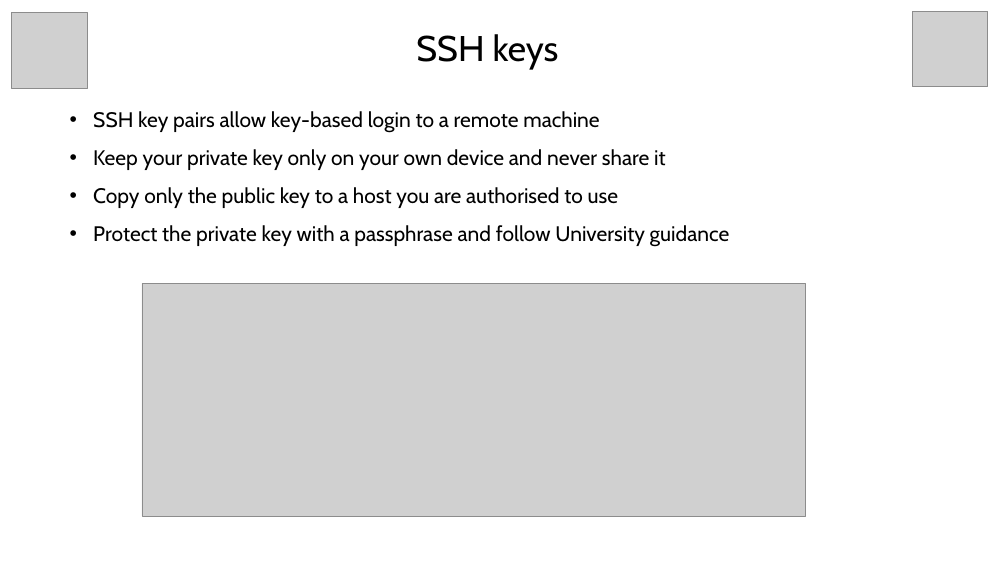
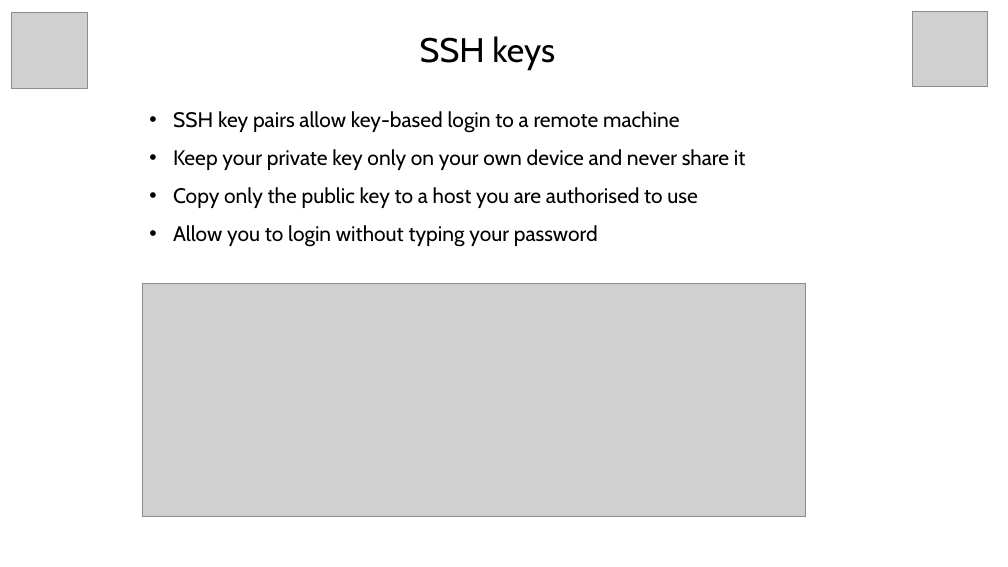
Before and after one commit to BioinformaticsMSc/LIFE4138_2627, a slide deck: slide 16 of UNIX_session_1/Intro_to_Ada.pptx. Drawn at 1008x567 pixels with LibreOffice and Linux fonts; fonts in the diff are those of the drawing; grey boxes stand for pictures. Boxes give left, top, right and bottom in pixels: in the first picture for what was removed or moved away, otherwise in the second. Text is boxed around its words. In the diff, an @@ line names an element or a change of style, - is before the commit and + after.

```diff
--- a/UNIX_session_1/Intro_to_Ada.pptx
+++ b/UNIX_session_1/Intro_to_Ada.pptx
@@ title "SSH keys" at <box>420,36,555,69</box>: size 34 to 32.4 pt @@
@@ text "SSH key pairs allow key-based ...": place and size @@
-text "SSH key pairs allow key-based ..." at <box>93,111,730,247</box>
+text "SSH key pairs allow key-based ..." at <box>173,111,746,247</box>
@@ text at <box>173,225,598,247</box>: text changed @@
-• Protect the private key with a passphrase and follow University guidance
+• Allow you to login without typing your password
```
Also in this commit, not shown: 3 other slides changed.
